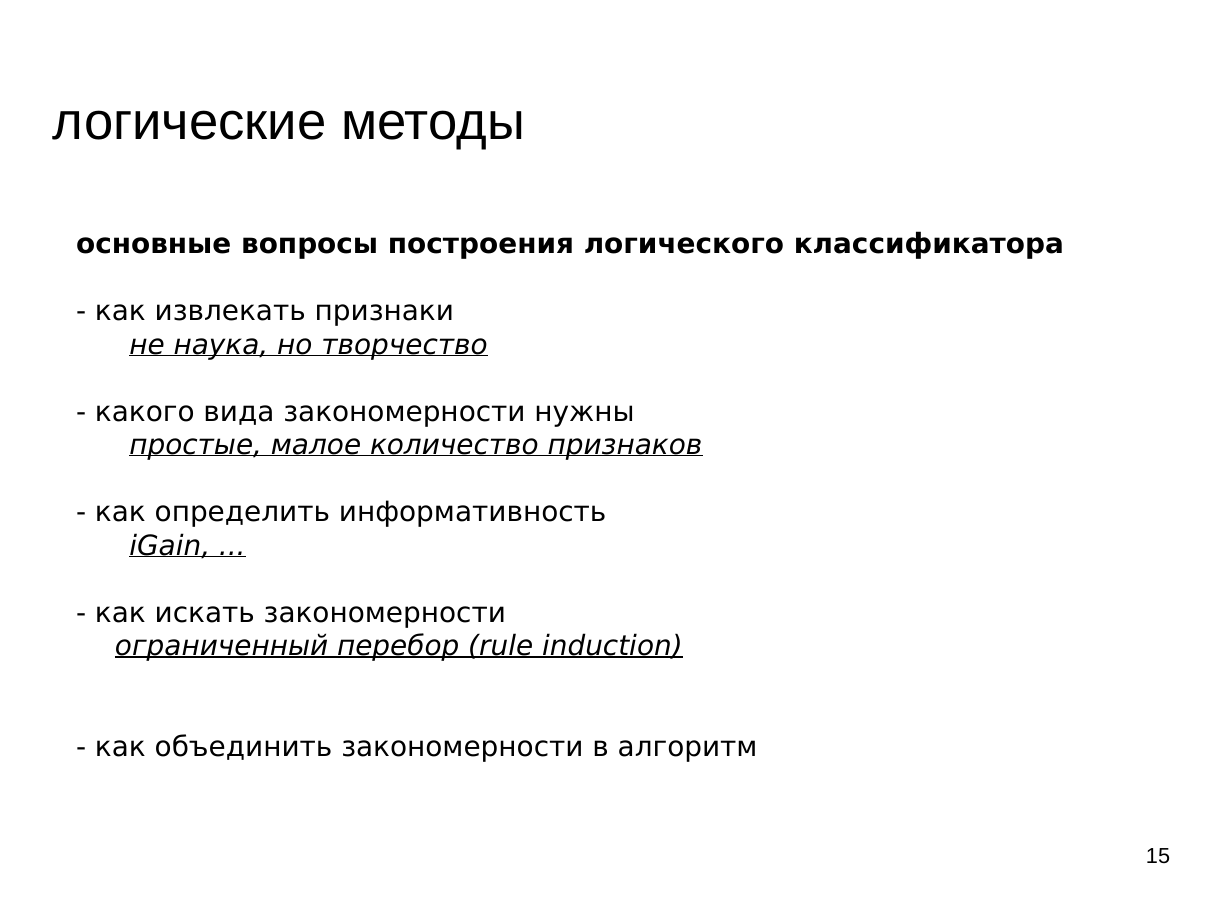
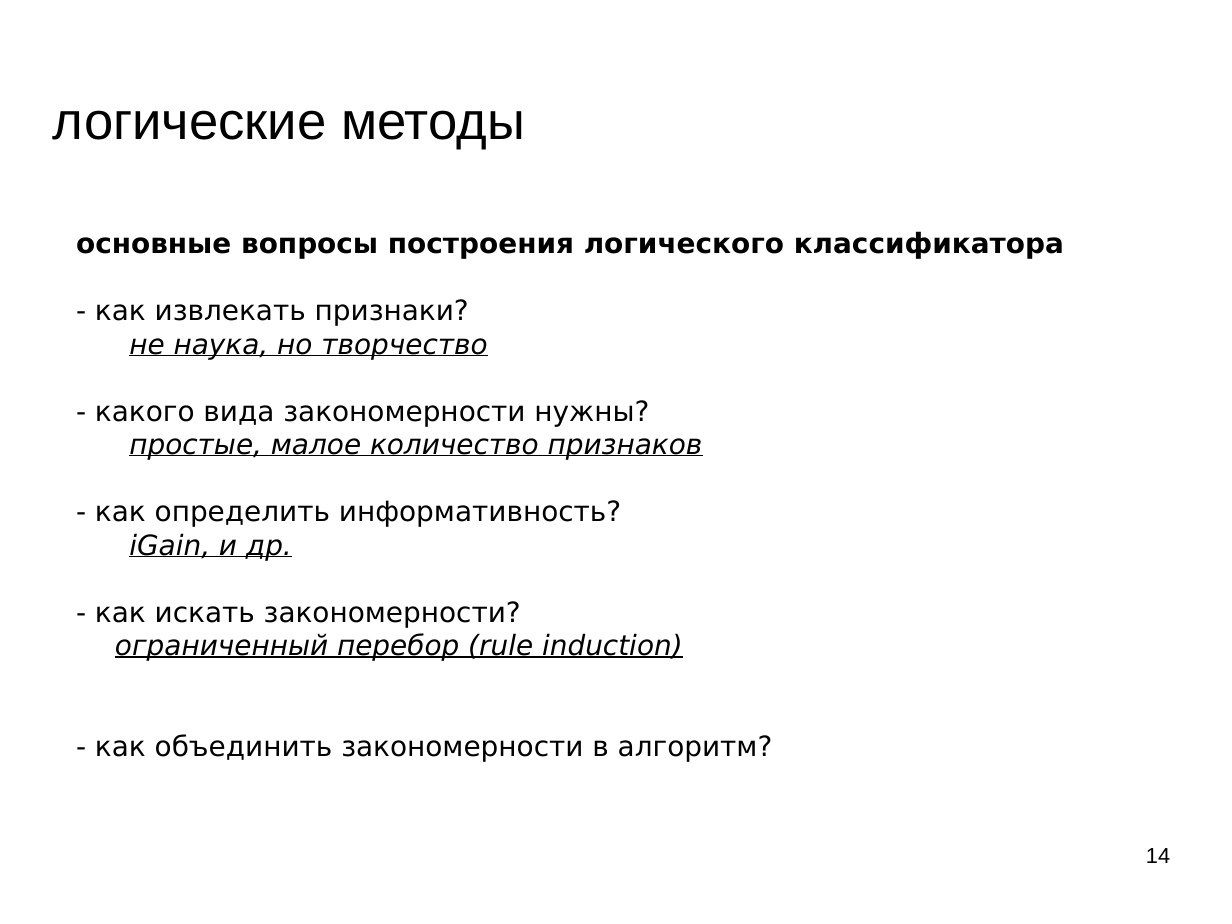
Before and after one commit to mechanoid5/ml_lectorium_2024_I, a slide deck: slide 14 of 11-logical.odp (slide 15 before the commit). Drawn at 1232x924 pixels with LibreOffice and Linux fonts; fonts in the diff are those of the drawing; background and template pictures are left out. Boxes give left, top, right and bottom in pixels: in the first picture for what was removed or moved away, otherwise in the second. Text is boxed around its words. In the diff, an @@ line names an element or a change of style, - is before the commit and + after.

```diff
--- a/11-logical.odp
+++ b/11-logical.odp
@@ text at bbox=[95, 299, 469, 326]: text changed @@
-- как извлекать признаки
+- как извлекать признаки?
@@ text at bbox=[95, 400, 649, 426]: text changed @@
-- какого вида закономерности нужны
+- какого вида закономерности нужны?
@@ text at bbox=[95, 500, 621, 627]: text changed @@
-- как определить информативность
-iGain, ...
-- как искать закономерности
+- как определить информативность?
+iGain, и др.
+- как искать закономерности?
@@ text at bbox=[95, 734, 773, 761]: text changed @@
-- как объединить закономерности в алгоритм
+- как объединить закономерности в алгоритм?
@@ page number at bbox=[1146, 848, 1170, 863]: text changed @@
-15
+14
```
Also in this commit, not shown: 11 other slides changed, 1 slide removed, 2 other files.
